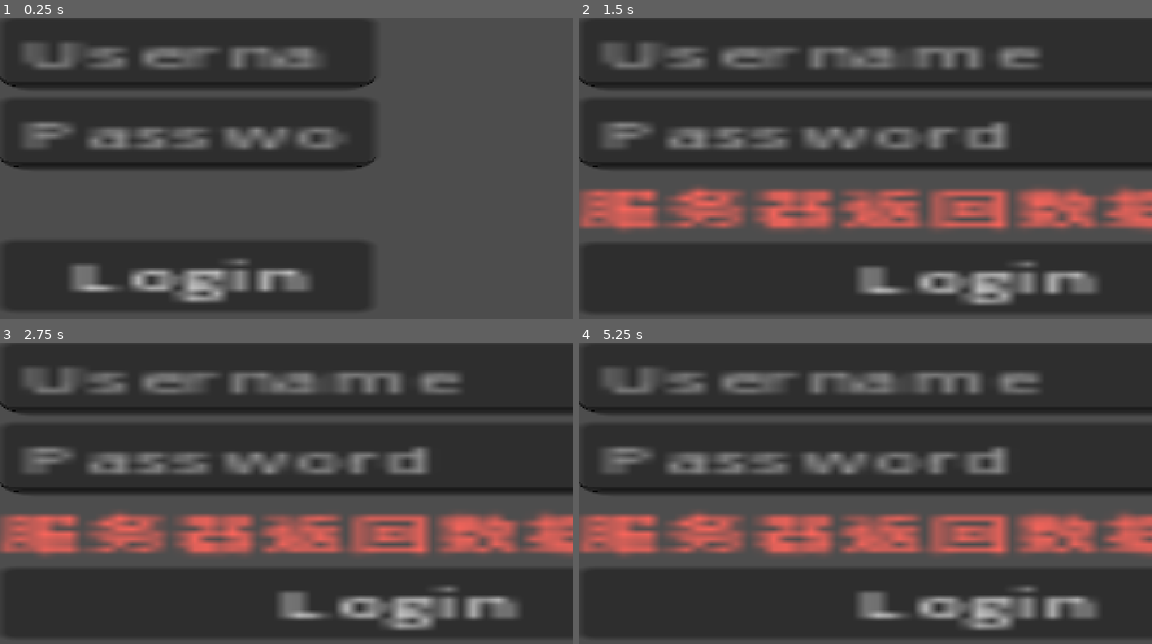
Above: before the commit, frames 1-4 (two rows, left to right).
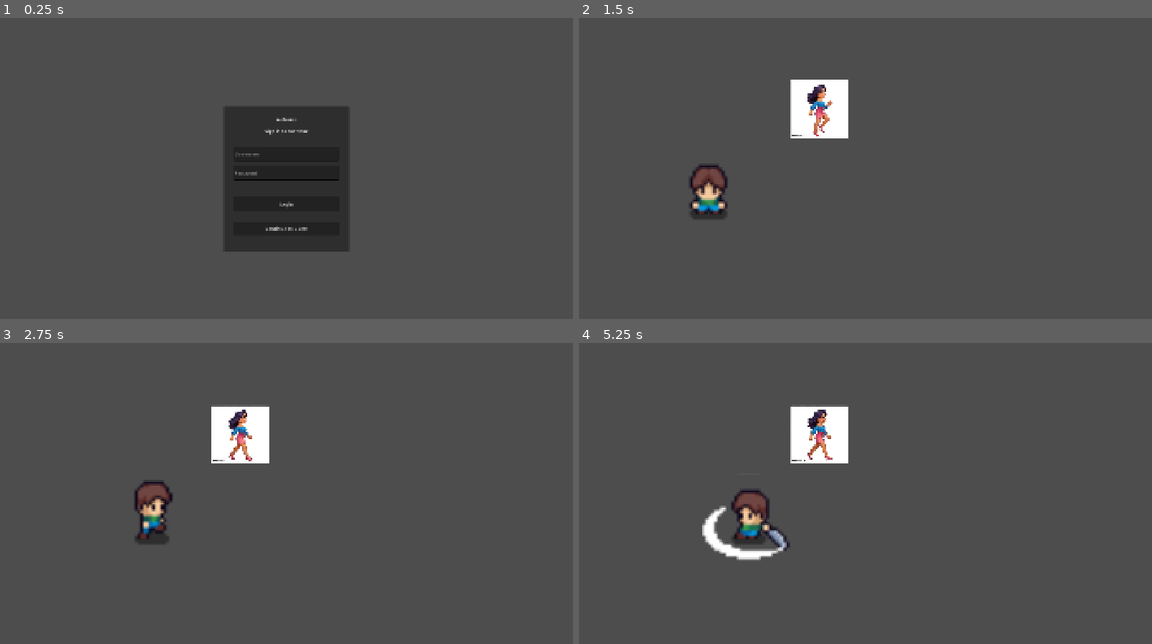
Above: after the commit, the same moments.

Repository: backtend/godothey
Game: Godot game, scene res://scenes/auth/Login.tscn
Two runs of this game, one before a commit and one after it. Both use one fixed random seed, a clock stepped at 60 frames per second and the inputs below. This scene is started directly instead of the project's main scene. The engine's default icon, where the game draws it, is replaced by a stand-in: a white triangle on a blue panel in a dark square.
Inputs (mouse positions are in pixels of both pictures, inside the frame that each line leads up to):
- Up to frame 1 (0.25 s): no input
- Up to frame 2 (1.5 s): click "Login" at 0.5 s; click (865, 228) at 1.25 s, where only the run after the commit has a clickable "Continue as Guest"
- Up to frame 3 (2.75 s): hold D (right) from 2.03 s (still down); tap J (attack) at 2.1 s
- Up to frame 4 (5.25 s): release D (right) at 2.78 s; hold S (down) 2.78-3.53 s; tap J (attack) every 0.75 s from 2.85 to 5.1 s; hold D (right) 3.53-4.28 s; hold W (up) 4.28-5.03 s; hold A (left) from 5.03 s (still down)

The runs differ from the first frame. In frame 1, 37% of the frame differs, in the area x 0-66%, y 0-97%; in frame 2, 70%; in frame 3, 70%; in frame 4, 70%, in the area x 0-100%, y 0-99%.

Commit message:
重构登录场景和脚本，优化节点路径；更新错误提示信息和按钮文本；新增游客登录功能

Diff:
--- a/scenes/auth/Login.tscn
+++ b/scenes/auth/Login.tscn
@@ -1,34 +1,68 @@
-[gd_scene format=3 uid="uid://dxhb3deru1wlw"]
+[gd_scene load_steps=2 format=3]
 
-[ext_resource type="Script" uid="uid://gwbvqevxj6if" path="res://scripts/auth/login.gd" id="1_ks62w"]
+[ext_resource type="Script" path="res://scripts/auth/login.gd" id="1"]
 
-[node name="Control" type="Control" unique_id=723953810]
+[node name="Control" type="Control"]
 layout_mode = 3
-anchors_preset = 0
-offset_right = 78.332306
-offset_bottom = 142.93654
-scale = Vector2(18.370455, 7.6817307)
-script = ExtResource("1_ks62w")
+anchors_preset = 15
+grow_horizontal = 2
+grow_vertical = 2
+script = ExtResource("1")
 
-[node name="VBoxContainer" type="VBoxContainer" parent="." unique_id=20037488]
-layout_mode = 0
-offset_right = 40.0
-offset_bottom = 40.0
+[node name="CenterContainer" type="CenterContainer" parent="."]
+layout_mode = 1
+anchors_preset = 15
+grow_horizontal = 2
+grow_vertical = 2
 
-[node name="UsernameEdit" type="LineEdit" parent="VBoxContainer" unique_id=311851194]
+[node name="PanelContainer" type="PanelContainer" parent="CenterContainer"]
+custom_minimum_size = Vector2(420, 420)
+
+[node name="MarginContainer" type="MarginContainer" parent="CenterContainer/PanelContainer"]
+theme_override_constants/margin_left = 32
+theme_override_constants/margin_top = 32
+theme_override_constants/margin_right = 32
+theme_override_constants/margin_bottom = 32
+
+[node name="VBoxContainer" type="VBoxContainer" parent="CenterContainer/PanelContainer/MarginContainer"]
+theme_override_constants/separation = 16
+
+[node name="Title" type="Label" parent="CenterContainer/PanelContainer/MarginContainer/VBoxContainer"]
 layout_mode = 2
+text = "Welcome"
+horizontal_alignment = 1
+
+[node name="Subtitle" type="Label" parent="CenterContainer/PanelContainer/MarginContainer/VBoxContainer"]
+layout_mode = 2
+text = "Sign in to continue"
+horizontal_alignment = 1
+
+[node name="Spacer1" type="Control" parent="CenterContainer/PanelContainer/MarginContainer/VBoxContainer"]
+custom_minimum_size = Vector2(0,10)
+
+[node name="UsernameEdit" type="LineEdit" parent="CenterContainer/PanelContainer/MarginContainer/VBoxContainer"]
+custom_minimum_size = Vector2(0,48)
 placeholder_text = "Username"
 
-[node name="PasswordEdit" type="LineEdit" parent="VBoxContainer" unique_id=488893608]
-layout_mode = 2
+[node name="PasswordEdit" type="LineEdit" parent="CenterContainer/PanelContainer/MarginContainer/VBoxContainer"]
+custom_minimum_size = Vector2(0,48)
 placeholder_text = "Password"
 secret = true
 
-[node name="ErrorLabel" type="Label" parent="VBoxContainer" unique_id=905224708]
+[node name="ErrorLabel" type="Label" parent="CenterContainer/PanelContainer/MarginContainer/VBoxContainer"]
 layout_mode = 2
-theme_override_colors/font_color = Color(1, 0.3968603, 0.35799652, 1)
-text = "xxx"
+theme_override_colors/font_color = Color(1,0.3,0.3,1)
+horizontal_alignment = 1
 
-[node name="LoginButton" type="Button" parent="VBoxContainer" unique_id=752911242]
-layout_mode = 2
+[node name="LoginButton" type="Button" parent="CenterContainer/PanelContainer/MarginContainer/VBoxContainer"]
+custom_minimum_size = Vector2(0,48)
 text = "Login"
+
+[node name="Separator" type="HSeparator" parent="CenterContainer/PanelContainer/MarginContainer/VBoxContainer"]
+
+[node name="GuestButton" type="Button" parent="CenterContainer/PanelContainer/MarginContainer/VBoxContainer"]
+custom_minimum_size = Vector2(0,44)
+text = "Continue as Guest"
+
+[node name="BottomSpace" type="Control" parent="CenterContainer/PanelContainer/MarginContainer/VBoxContainer"]
+custom_minimum_size = Vector2(0,8)
--- a/scripts/auth/login.gd
+++ b/scripts/auth/login.gd
@@ -1,32 +1,46 @@
 extends Control
 
-@onready var username_edit: LineEdit = $VBoxContainer/UsernameEdit
-@onready var password_edit: LineEdit = $VBoxContainer/PasswordEdit
-@onready var error_label: Label = $VBoxContainer/ErrorLabel
-@onready var login_button: Button = $VBoxContainer/LoginButton
+@onready var username_edit: LineEdit = $CenterContainer/PanelContainer/MarginContainer/VBoxContainer/UsernameEdit
+@onready var password_edit: LineEdit = $CenterContainer/PanelContainer/MarginContainer/VBoxContainer/PasswordEdit
+@onready var error_label: Label = $CenterContainer/PanelContainer/MarginContainer/VBoxContainer/ErrorLabel
+@onready var login_button: Button = $CenterContainer/PanelContainer/MarginContainer/VBoxContainer/LoginButton
+@onready var guest_button: Button = $CenterContainer/PanelContainer/MarginContainer/VBoxContainer/GuestButton
+
 
 func _ready() -> void:
     error_label.text = ""
+
     login_button.pressed.connect(_on_login_pressed)
+    guest_button.pressed.connect(_on_guest_pressed)
+
     Auth.login_success.connect(_on_login_success)
     Auth.login_failed.connect(_on_login_failed)
+
 
 func _on_login_pressed() -> void:
     var u := username_edit.text.strip_edges()
     var p := password_edit.text
-    print("正在登录")
+
     if u.is_empty() or p.is_empty():
-        error_label.text = "please input username and password"
-        #return
+        error_label.text = "Please enter username and password."
+        return
 
     login_button.disabled = true
-    error_label.text = "登录中..."
+    error_label.text = "Signing in..."
+
     Auth.login(u, p)
 
+
+func _on_guest_pressed() -> void:
+    get_tree().change_scene_to_file("res://scenes/home/Home.tscn")
+
+
 func _on_login_success() -> void:
-    print("ready goto main sence...")
-    #get_tree().change_scene_to_file("res://scenes/main/Main.tscn")
-    get_tree().call_deferred("change_scene_to_file", "res://scenes/home/Home.tscn")
+    get_tree().call_deferred(
+        "change_scene_to_file",
+		"res://scenes/home/Home.tscn"
+    )
+
 
 func _on_login_failed(msg: String) -> void:
     login_button.disabled = false
